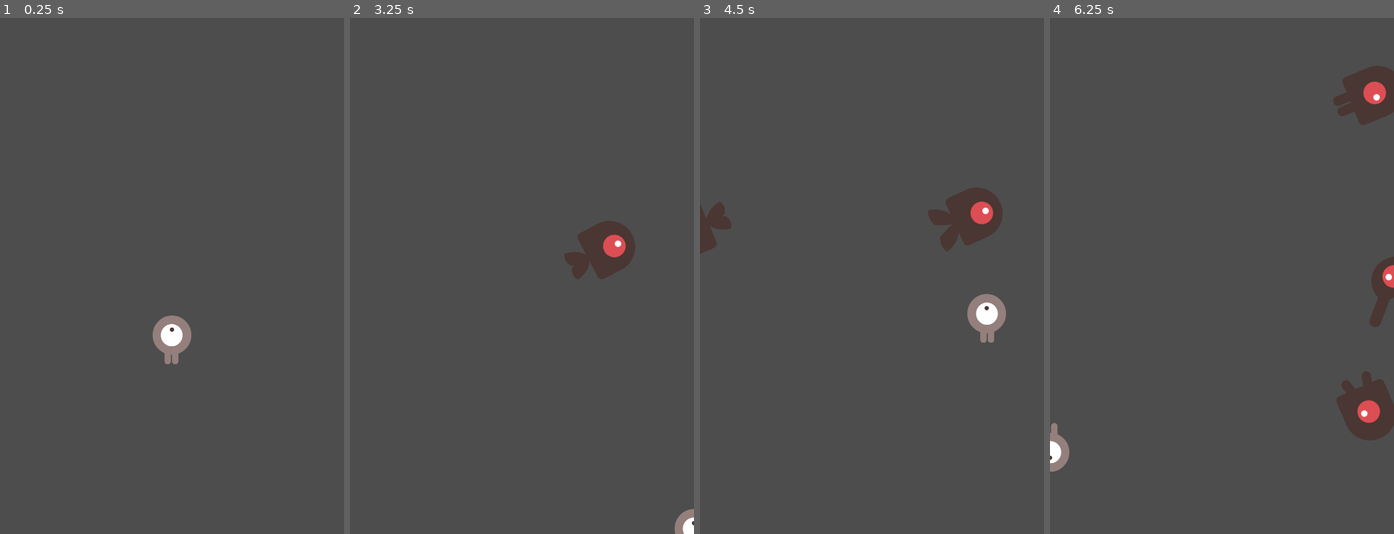
Above: before the commit, frames 1-4 (left to right).
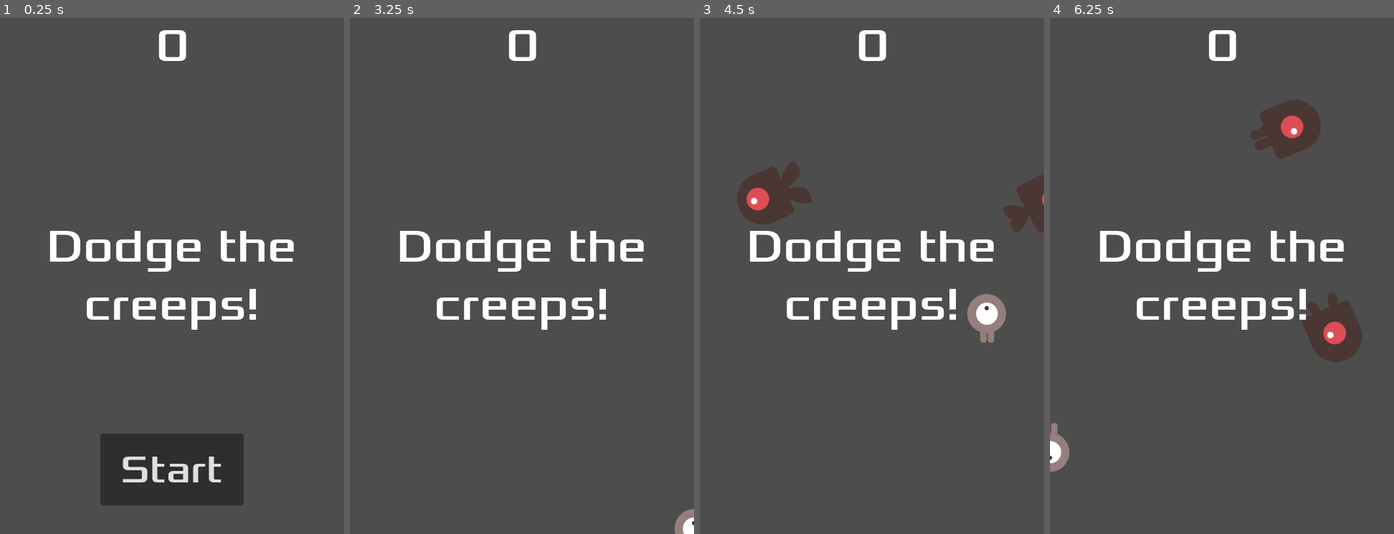
Above: after the commit, the same moments.

Repository: viniciusagvaz/my-frist-2d-game
Game: Godot game, scene res://main.tscn
Two runs of this game, one before a commit and one after it. Both use one fixed random seed, a clock stepped at 60 frames per second and the inputs below.
Inputs (mouse positions are in pixels of both pictures, inside the frame that each line leads up to):
- Up to frame 1 (0.25 s): no input
- Up to frame 2 (3.25 s): click (522, 472) at 0.5 s, where only the run after the commit has a clickable "Start"; tap Enter at 1.25 s; hold Right (move_right) 1.28-2.03 s; hold Down (move_down) 2.03-2.78 s; hold Right (move_right) from 2.78 s (still down)
- Up to frame 3 (4.5 s): release Right (move_right) at 3.53 s; hold Up (move_up) 3.53-4.28 s; hold Left (move_left) from 4.28 s (still down)
- Up to frame 4 (6.25 s): release Left (move_left) at 5.78 s; hold Down (move_down) from 5.78 s (still down)

The runs differ from the first frame. In frame 1, 9.6% of the frame differs, in the area x 14-86%, y 2-95%; in frame 2, 4.3%; in frame 3, 7.6%; in frame 4, 9.8%, in the area x 14-100%, y 2-82%.

Commit message:
[update] hud to main

Diff:
--- /dev/null
+++ b/hud.gd
@@ -0,0 +1,31 @@
+extends CanvasLayer
+
+# Notifies `Main` node that the button has been pressed
+signal  start_game
+
+func show_message(text):
+	$Message.text = text
+	$Message.show()
+	$MessageTimer.start()
+
+func show_game_over():
+	show_message("Game Over")
+	# Wait until the MessageTimer has counted down.
+	await $MessageTimer.timeout
+
+	$Message.text = "Dodge the\nCreeps!"
+	$Message.show()
+
+	# Make a one-shot timer and wait for it to finish.
+	await get_tree().create_timer(1.0).timeout
+	$StartButton.show()
+
+func update_score(score):
+	$ScoreLabel.text = str(score)
+
+func _on_start_button_pressed():
+	$StartButton.hide()
+	start_game.emit()
+
+func _on_message_timer_timeout():
+	$Message.hide()
--- /dev/null
+++ b/hud.tscn
@@ -0,0 +1,57 @@
+[gd_scene load_steps=3 format=3 uid="uid://dcd7pwufva7xc"]
+
+[ext_resource type="Script" path="res://hud.gd" id="1_8fiep"]
+[ext_resource type="FontFile" uid="uid://bxg0ovv6qn85h" path="res://fonts/Xolonium-Regular.ttf" id="1_dt4se"]
+
+[node name="HUD" type="CanvasLayer"]
+script = ExtResource("1_8fiep")
+
+[node name="ScoreLabel" type="Label" parent="."]
+anchors_preset = 5
+anchor_left = 0.5
+anchor_right = 0.5
+offset_left = -22.5
+offset_right = 22.5
+offset_bottom = 81.0
+grow_horizontal = 2
+theme_override_fonts/font = ExtResource("1_dt4se")
+theme_override_font_sizes/font_size = 64
+text = "0"
+
+[node name="Message" type="Label" parent="."]
+anchors_preset = 14
+anchor_top = 0.5
+anchor_right = 1.0
+anchor_bottom = 0.5
+offset_top = -81.0
+offset_bottom = 81.0
+grow_horizontal = 2
+grow_vertical = 2
+theme_override_fonts/font = ExtResource("1_dt4se")
+theme_override_font_sizes/font_size = 64
+text = "Dodge the  creeps!"
+horizontal_alignment = 1
+vertical_alignment = 1
+autowrap_mode = 2
+
+[node name="StartButton" type="Button" parent="."]
+custom_minimum_size = Vector2(200, 100)
+anchors_preset = 7
+anchor_left = 0.5
+anchor_top = 1.0
+anchor_right = 0.5
+anchor_bottom = 1.0
+offset_left = -100.0
+offset_top = -140.0
+offset_right = 100.0
+offset_bottom = -40.0
+grow_horizontal = 2
+grow_vertical = 0
+theme_override_fonts/font = ExtResource("1_dt4se")
+theme_override_font_sizes/font_size = 54
+text = "Start"
+
+[node name="MessageTimer" type="Timer" parent="."]
+
+[connection signal="pressed" from="StartButton" to="." method="_on_start_button_pressed"]
+[connection signal="timeout" from="MessageTimer" to="." method="_on_message_timer_timeout"]
--- a/main.gd
+++ b/main.gd
@@ -1,6 +1,6 @@
 extends Node
 
-@export var mob_scene:
+@export var mob_scene: PackedScene
 var score
 
 func game_over():
--- a/main.tscn
+++ b/main.tscn
@@ -1,6 +1,7 @@
-[gd_scene load_steps=5 format=3 uid="uid://c2edbd7dmbikp"]
+[gd_scene load_steps=6 format=3 uid="uid://c2edbd7dmbikp"]
 
 [ext_resource type="PackedScene" uid="uid://bladlqeo8q5y8" path="res://player.tscn" id="1_pem0y"]
+[ext_resource type="PackedScene" uid="uid://dcd7pwufva7xc" path="res://hud.tscn" id="3_gpwa5"]
 [ext_resource type="PackedScene" uid="uid://cljcq727tpbre" path="res://mob.tscn" id="3_xsc21"]
 
 [sub_resource type="GDScript" id="GDScript_wnimb"]
@@ -51,8 +52,6 @@
 	# Spawn the mob by adding it to the Main scene.
 	add_child(mob)
 
-func _ready():
-	new_game()
 "
 
 [sub_resource type="Curve2D" id="Curve2D_eh6ep"]
@@ -85,6 +84,9 @@
 
 [node name="MobSpawnLocation" type="PathFollow2D" parent="MobPath"]
 
+[node name="HUD" parent="." instance=ExtResource("3_gpwa5")]
+
 [connection signal="timeout" from="MobTimer" to="." method="_on_mob_timer_timeout"]
 [connection signal="timeout" from="ScoreTimer" to="." method="_on_score_timer_timeout"]
 [connection signal="timeout" from="StartTimer" to="." method="_on_start_timer_timeout"]
+[connection signal="start_game" from="HUD" to="." method="new_game"]
--- a/player.gd
+++ b/player.gd
@@ -9,6 +9,7 @@
 
 func _ready():
 	screen_size = get_viewport_rect().size
+	hide()
 
 
 func _process(delta):	# delta parameter refers to the frame length
